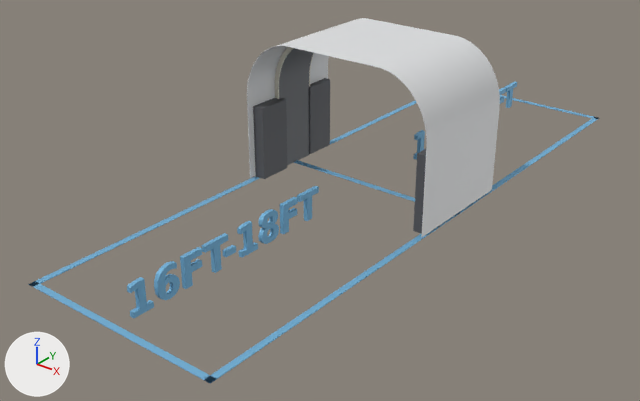
A saved change to the glTF model public/colibri-xl-cover.glb.
One viewpoint serves both versions: a 50 mm lens placed at (9.17, -6.59, 7.37), pointed at (-0.26, 5.21, 0.05). Arrows for +X, +Y and +Z are at lower left; the lights stay in place. The picture after the commit comes second.

Names of what the first picture shows: 'arch_shell', 'label_far_end', 'label_near_end', 'lane_left', 'lane_near_end', 'lane_right', 'sun_cover', 'wing_1', 'wing_2', 'wing_4' and 3 more.
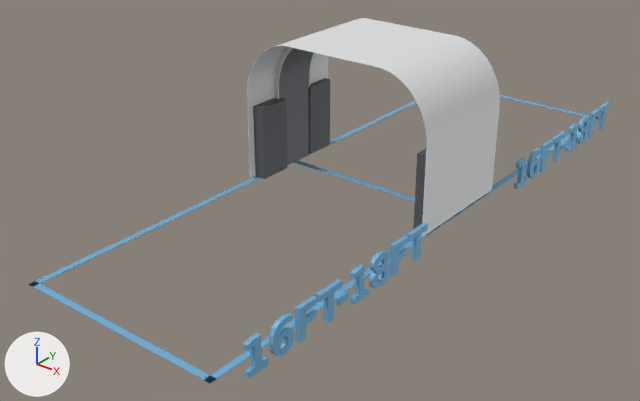
The change, as a diff of the scene's bpy script:
```diff
--- a/public/colibri-xl-cover.glb.py
+++ b/public/colibri-xl-cover.glb.py
@@ me_label_near_end @@
 # used by ob_label_near_end; location = (0.0, 0.0, 0.0)
-me_label_near_end.from_pydata(...)  # 350 vertices, 676 faces; spans x -0.04..0.04, y 0.39..4.79, z 0.0..0.59
+me_label_near_end.from_pydata(...)  # 350 vertices, 676 faces; spans x 2.29..2.37, y 0.39..4.79, z 0.0..0.59
+# me_label_near_end part 1: the whole mesh is moved by (2.33, 0.0, 0.0)
 me_label_near_end.materials.append(mat_material_5)
@@ me_label_far_end @@
 # used by ob_label_far_end; location = (0.0, 0.0, 0.0)
-me_label_far_end.from_pydata(...)  # 350 vertices, 676 faces; spans x -0.04..0.04, y 8.07..12.47, z 0.0..0.59
+me_label_far_end.from_pydata(...)  # 350 vertices, 676 faces; spans x 2.29..2.37, y 8.07..12.47, z 0.0..0.59
+# me_label_far_end part 2: the whole mesh is moved by (2.33, 0.0, 0.0)
 me_label_far_end.materials.append(mat_material_5)
```

Pixel boxes [x1, y1, x2, y2] of what changed, in the pictures (640 x 401 px):
'label_near_end', moved: before [127, 186, 319, 318]; after [243, 223, 428, 379]
'label_far_end', moved (mostly hidden before): before [413, 81, 517, 160]; after [514, 102, 610, 189]
